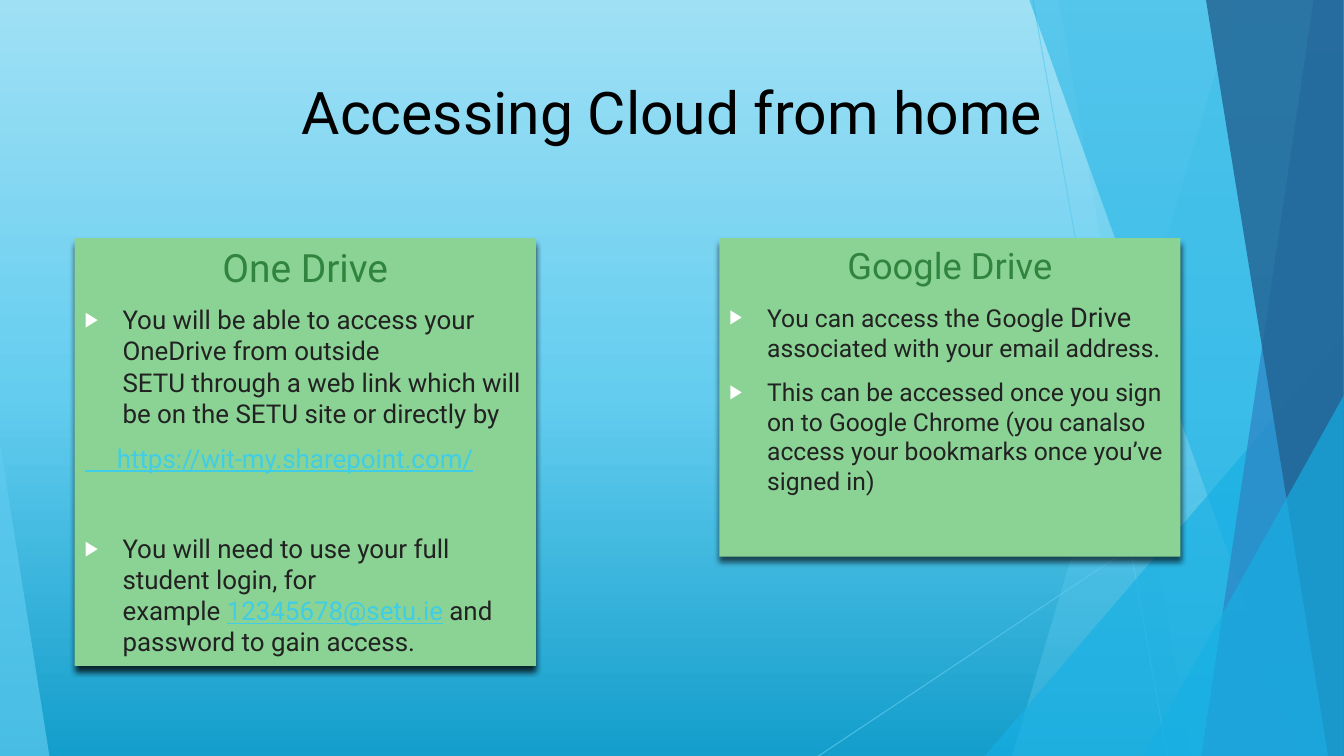
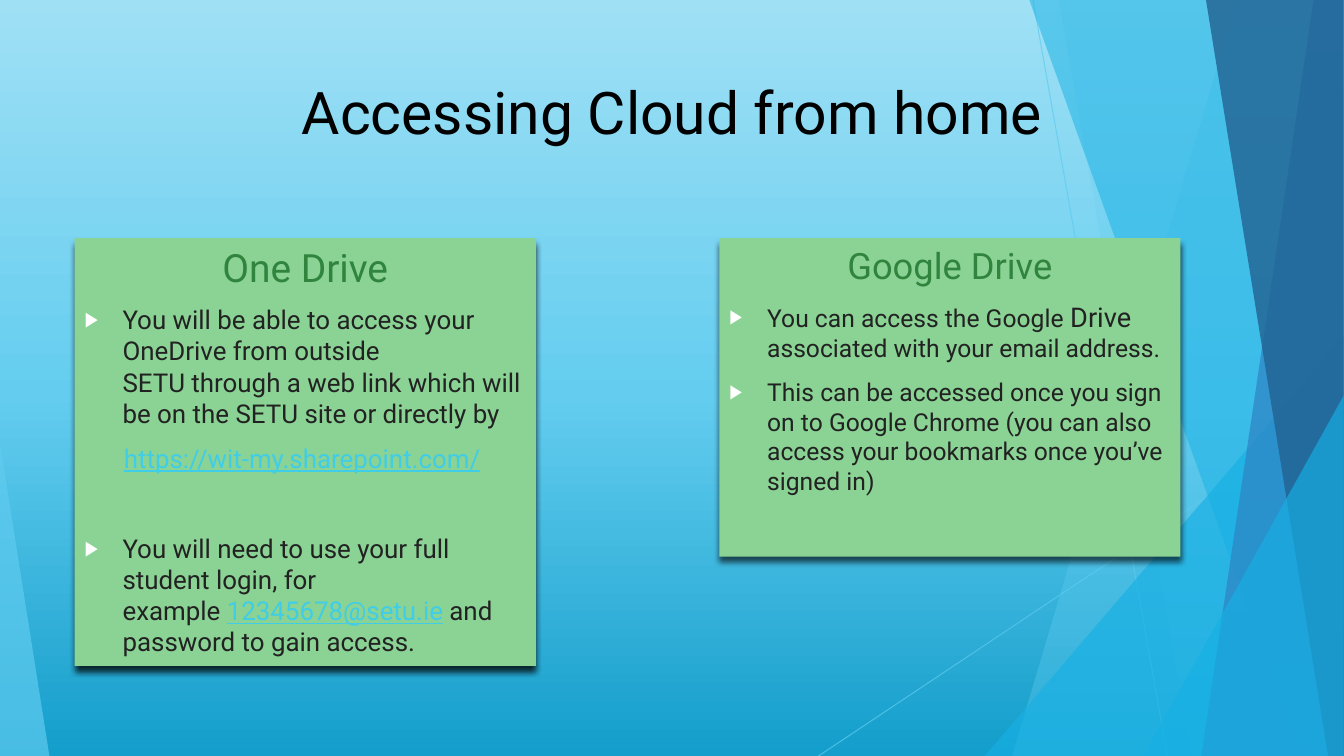
Before and after one commit to maireadmeagher/ICT-25, a slide deck: slide 14 of topic01-introduction-to-ICT/unit-1/talk-1/a-intro.pptx (slide 13 before the commit). Drawn at 1344x756 pixels with LibreOffice and Linux fonts; fonts in the diff are those of the drawing. Boxes give left, top, right and bottom in pixels: in the first picture for what was removed or moved away, otherwise in the second. Text is boxed around its words. In the diff, an @@ line names an element or a change of style, - is before the commit and + after.

```diff
--- a/topic01-introduction-to-ICT/unit-1/talk-1/a-intro.pptx
+++ b/topic01-introduction-to-ICT/unit-1/talk-1/a-intro.pptx
@@ text "One Drive" at (75, 238, 536, 665): alignment left to centre @@
@@ text at (767, 382, 1163, 495): spaces changed @@
-▶ This can be accessed once you sign on to Google Chrome (you canalso access your bookmarks once you’ve signed in)
+▶ This can be accessed once you sign on to Google Chrome (you can also access your bookmarks once you’ve signed in)
```
Also in this commit, not shown: 2 other slides changed, 2 slides added, 2 slides removed, 2 other files.
